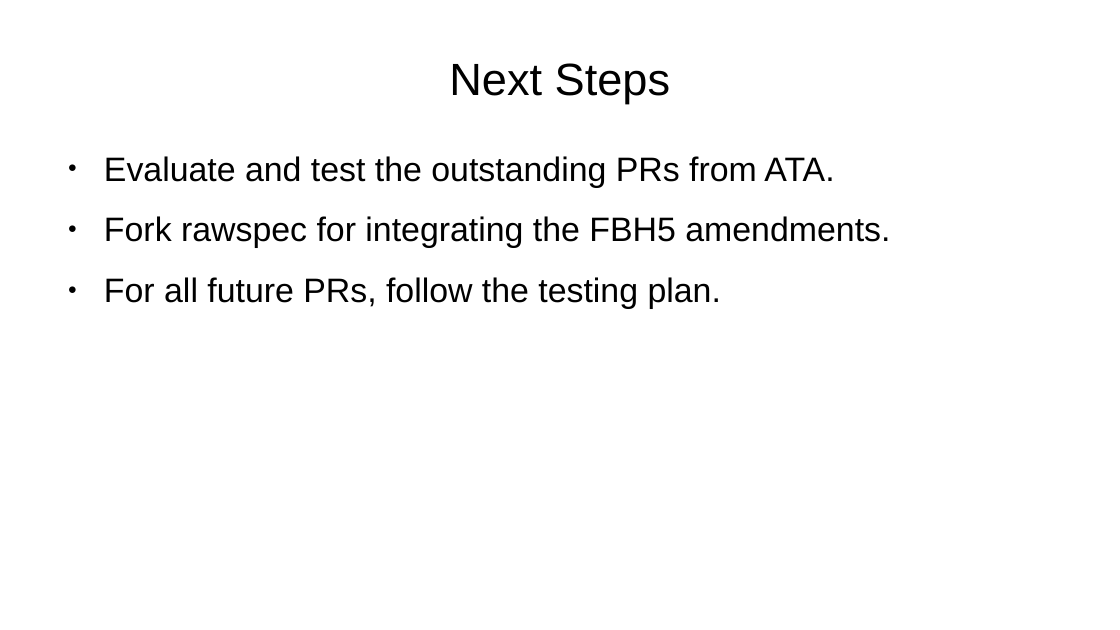
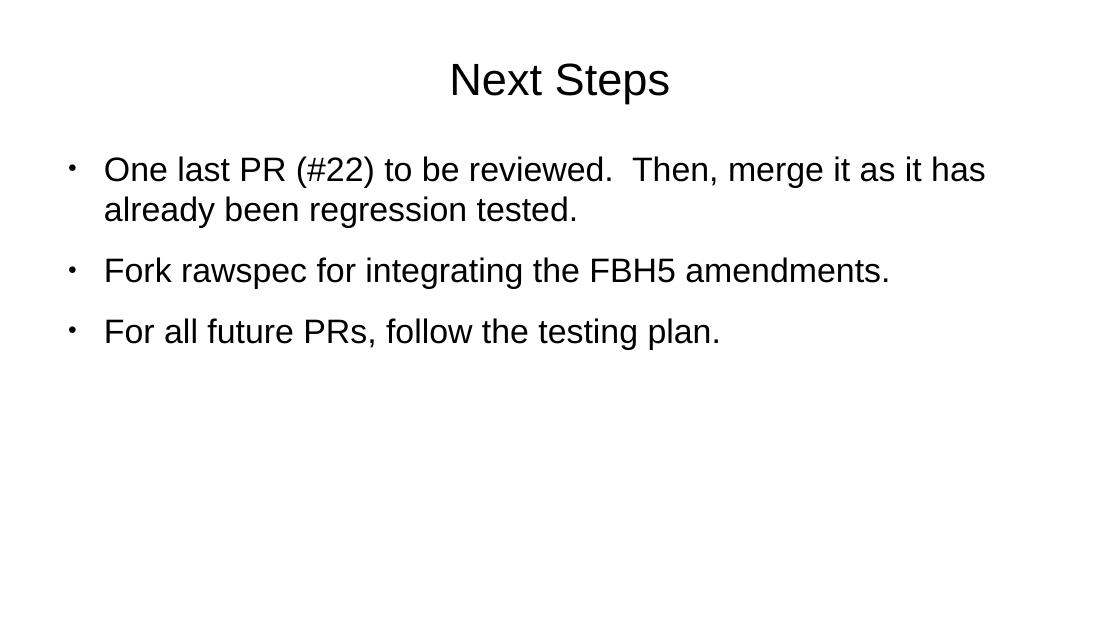
Before and after one commit to UCBerkeleySETI/rawspec_test, a slide deck: slide 9 of docs/testplan_v4.odp. Drawn at 1120x630 pixels with LibreOffice and Linux fonts; fonts in the diff are those of the drawing. Boxes give left, top, right and bottom in pixels: in the first picture for what was removed or moved away, otherwise in the second. Text is boxed around its words. In the diff, an @@ line names an element or a change of style, - is before the commit and + after.

```diff
--- a/docs/testplan_v4.odp
+++ b/docs/testplan_v4.odp
@@ text at bbox=[104, 156, 986, 228]: text changed @@
-● Evaluate and test the outstanding PRs from ATA.
+● One last PR (#22) to be reviewed. Then, merge it as it has already been regression tested.
```
Also in this commit, not shown: 1 other file.
